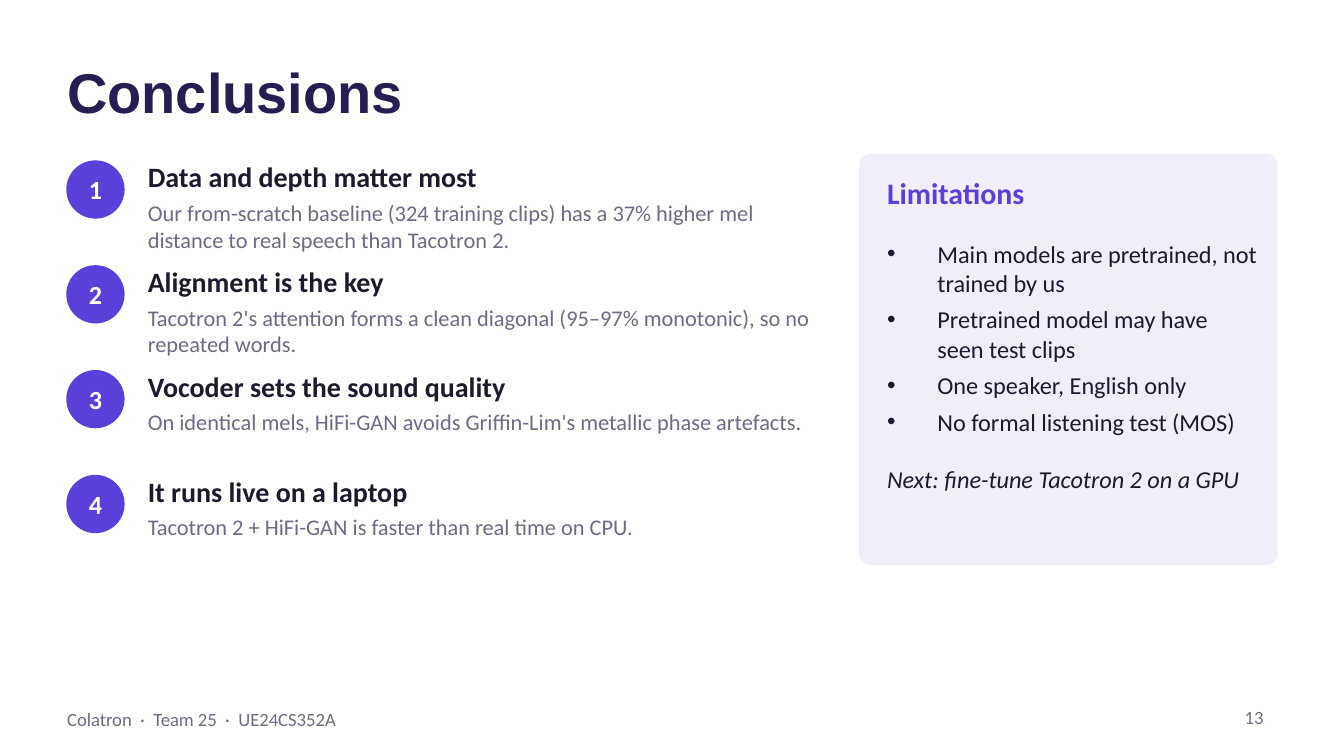
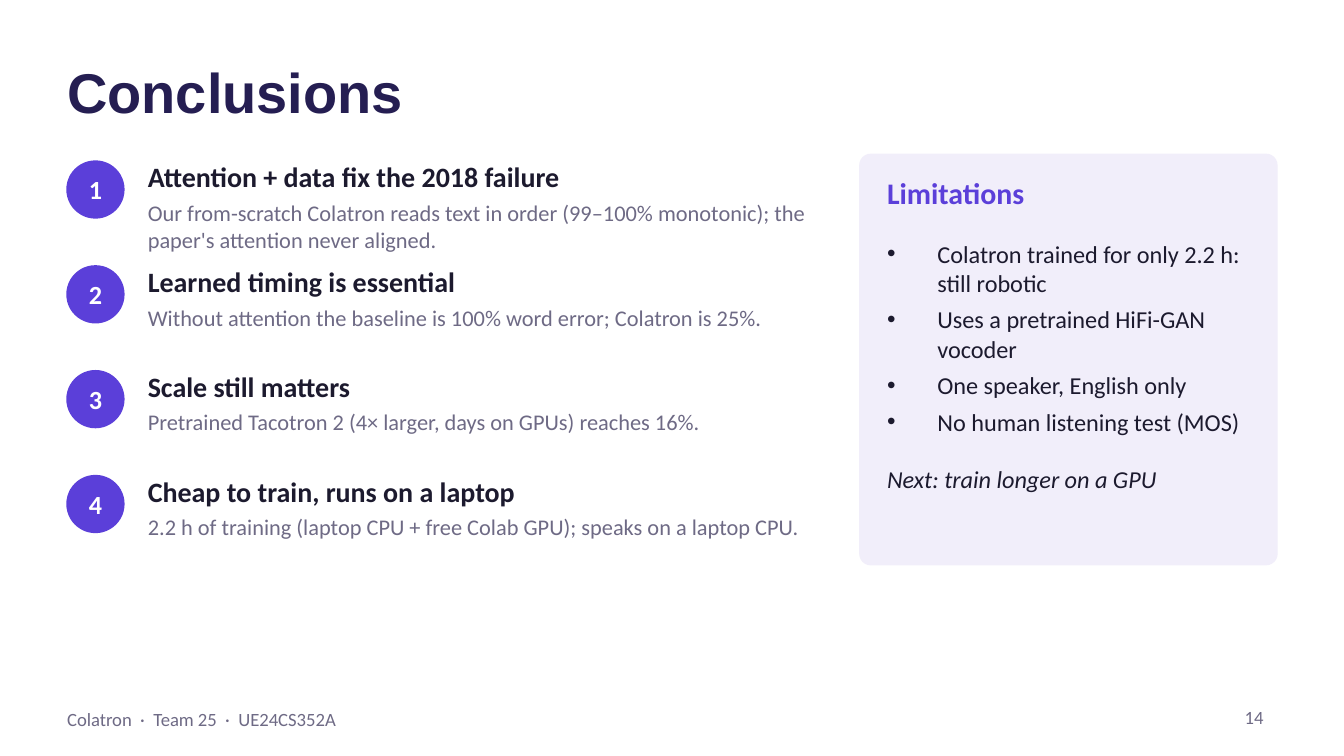
Before and after one commit to Mann0801/colatron-tts, a slide deck: slide 14 of report/Colatron_Slides.pptx (slide 13 before the commit). Drawn at 1344x756 pixels with LibreOffice and Linux fonts; fonts in the diff are those of the drawing. Boxes give left, top, right and bottom in pixels: in the first picture for what was removed or moved away, otherwise in the second. Text is boxed around its words. In the diff, an @@ line names an element or a change of style, - is before the commit and + after.

Commit message:
Add Colatron: seq2seq TTS with attention trained from scratch, intelligibility eval, final results
Colatron (src/models/colatron.py) is a Tacotron-style model with location-sensitive
attention, reduction factor 3 and a guided attention loss, trained from scratch on all
13,100 LJ Speech clips (step 5,000, 2.2 h: laptop CPU then a Colab T4 GPU).
eval/intelligibility.py scores every system with a wav2vec 2.0 recogniser: Colatron +
HiFi-GAN reaches 25% WER vs 100% for the no-attention baseline and 16% for the
pretrained Tacotron 2 reference. README, demo, slides and write-up updated.

```diff
--- a/report/Colatron_Slides.pptx
+++ b/report/Colatron_Slides.pptx
@@ text at (x1=148, y1=167, x2=560, y2=188): text changed @@
-Data and depth matter most
+Attention + data fix the 2018 failure
@@ text at (x1=148, y1=205, x2=804, y2=252): text changed @@
-Our from-scratch baseline (324 training clips) has a 37% higher mel distance to real speech than Tacotron 2.
+Our from-scratch Colatron reads text in order (99–100% monotonic); the paper's attention never aligned.
@@ text at (x1=937, y1=246, x2=1239, y2=358): text changed @@
-• Main models are pretrained, not trained by us
-• Pretrained model may have seen test clips
+• Colatron trained for only 2.2 h: still robotic
+• Uses a pretrained HiFi-GAN vocoder
@@ text at (x1=148, y1=272, x2=455, y2=297): text changed @@
-Alignment is the key
+Learned timing is essential
@@ text at (x1=148, y1=310, x2=761, y2=329): text changed @@
-Tacotron 2's attention forms a clean diagonal (95–97% monotonic), so no repeated words.
+Without attention the baseline is 100% word error; Colatron is 25%.
@@ text at (x1=148, y1=377, x2=350, y2=398): text changed @@
-Vocoder sets the sound quality
+Scale still matters
@@ text at (x1=148, y1=414, x2=699, y2=434): text changed @@
-On identical mels, HiFi-GAN avoids Griffin-Lim's metallic phase artefacts.
+Pretrained Tacotron 2 (4× larger, days on GPUs) reaches 16%.
@@ text at (x1=887, y1=413, x2=1240, y2=492): text changed; italic off @@
-• No formal listening test (MOS)
-Next: fine-tune Tacotron 2 on a GPU
+• No human listening test (MOS)
+Next: train longer on a GPU
@@ text at (x1=148, y1=482, x2=515, y2=507): text changed @@
-It runs live on a laptop
+Cheap to train, runs on a laptop
@@ text at (x1=148, y1=519, x2=798, y2=539): text changed @@
-Tacotron 2 + HiFi-GAN is faster than real time on CPU.
+2.2 h of training (laptop CPU + free Colab GPU); speaks on a laptop CPU.
@@ page number at (x1=1245, y1=712, x2=1264, y2=724): text changed @@
-13
+14
```
Also in this commit, not shown: 8 other slides changed, 4 slides added, 3 slides removed, 40 other files.
